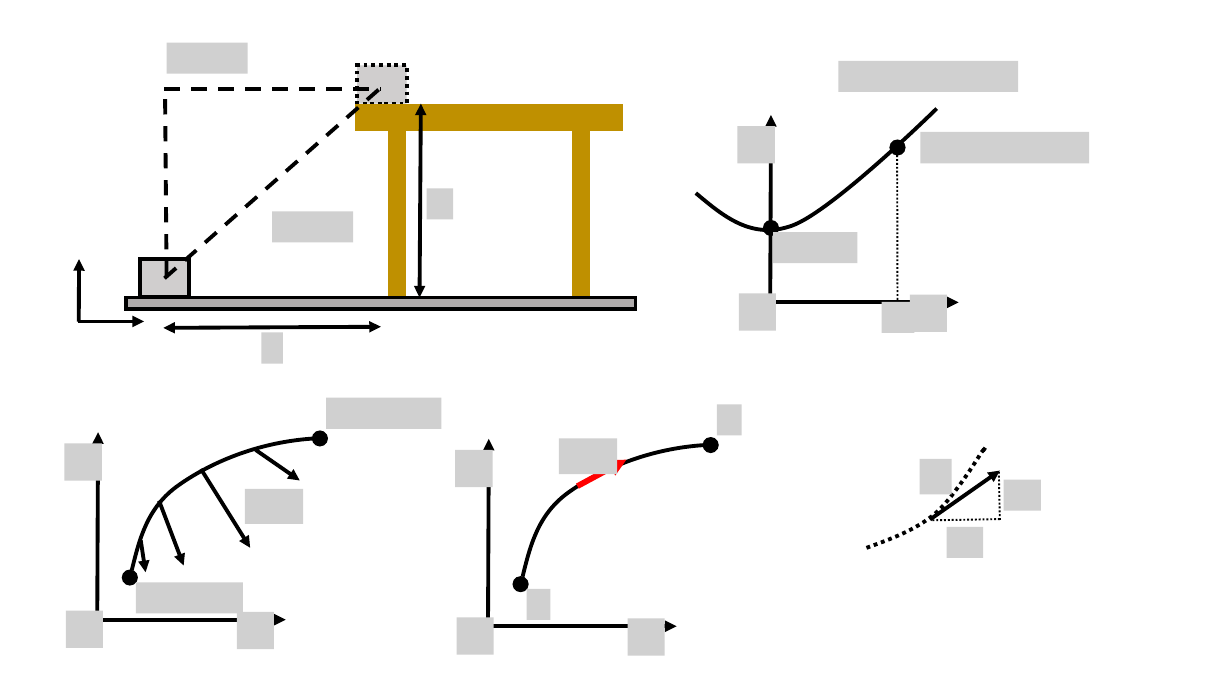
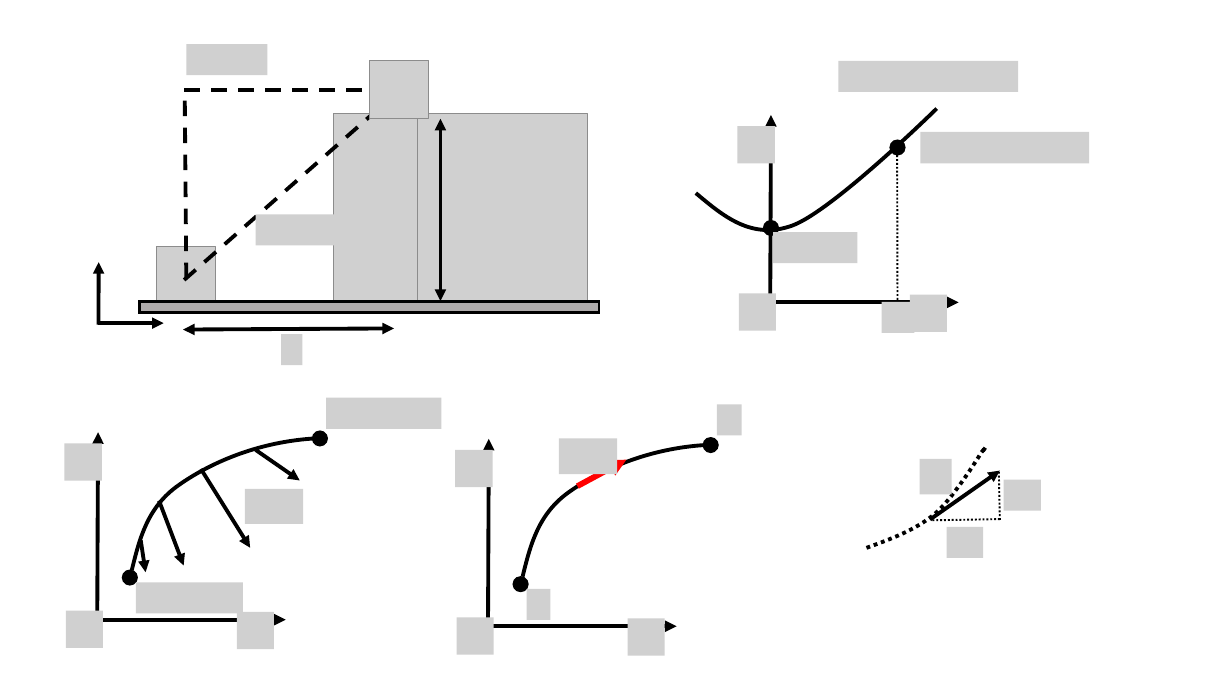
Before and after one commit to OSTP/PhysicsArtofModelling, a slide deck: slide 4 of tex/figures/WorkEnergy/Figures.pptx. Drawn at 1232x693 pixels with LibreOffice and Linux fonts; fonts in the diff are those of the drawing; grey boxes stand for pictures; background and template pictures are left out. Boxes give left, top, right and bottom in pixels: in the first picture for what was removed or moved away, otherwise in the second. Text is boxed around its words. In the diff, an @@ line names an element or a change of style, - is before the commit and + after.

```diff
--- a/tex/figures/WorkEnergy/Figures.pptx
+++ b/tex/figures/WorkEnergy/Figures.pptx
@@ group added at bbox=[157, 60, 587, 305]: 5 pictures @@
@@ 3 lines, 2 pictures, 1 arrow: place and size @@
-3 lines, 2 pictures, 1 arrow at bbox=[79, 43, 381, 364]
+3 lines, 2 pictures, 1 arrow at bbox=[98, 44, 400, 366]
@@ double arrow moved from (421, 104) - (420, 298) to (441, 119) - (441, 301) @@
@@ group removed at bbox=[140, 66, 621, 298]: 5 rectangles, 1 picture @@
@@ picture: place and size @@
-picture at bbox=[273, 212, 354, 243]
+picture at bbox=[256, 214, 337, 246]
@@ arrow moved from (79, 322) - (79, 259) to (99, 324) - (99, 262) @@
@@ rectangle: place and size @@
-rectangle at bbox=[127, 298, 636, 309]
+rectangle at bbox=[140, 301, 599, 312]
@@ rectangle at bbox=[140, 301, 599, 312]: outline #000000 3 pt to #000000 2.25 pt @@
@@ double arrow moved from (164, 328) - (381, 327) to (183, 330) - (394, 328) @@
```
Also in this commit, not shown: 1 slide added, 2 other files.
